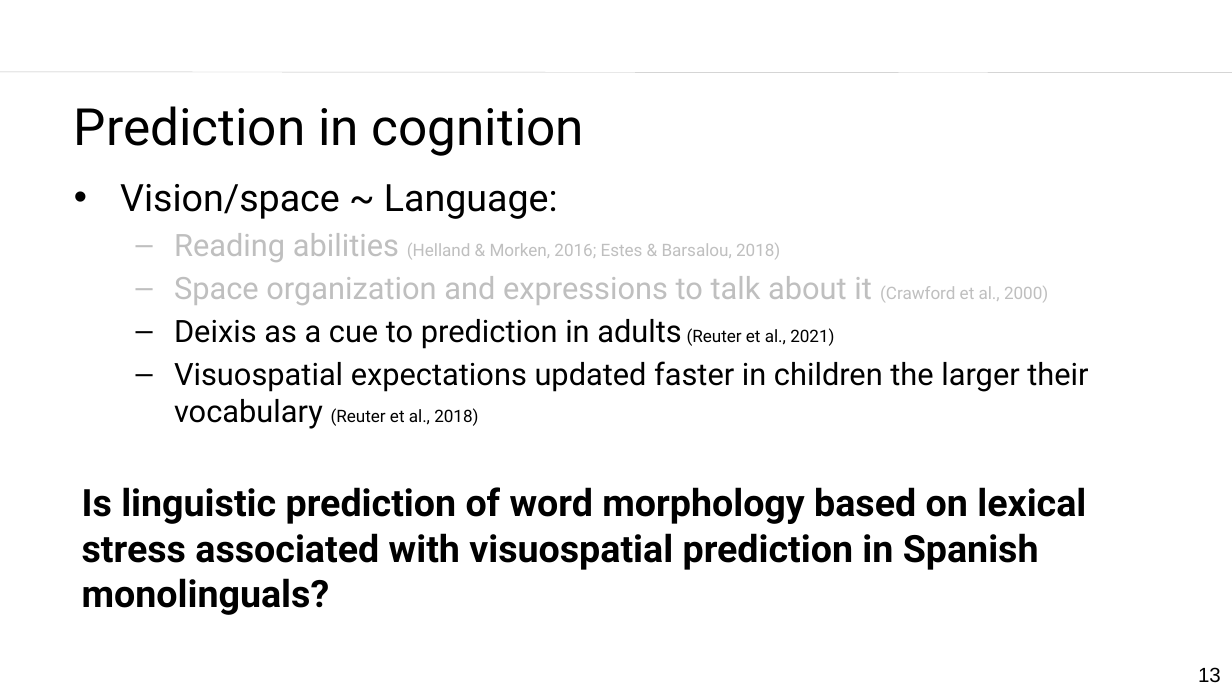
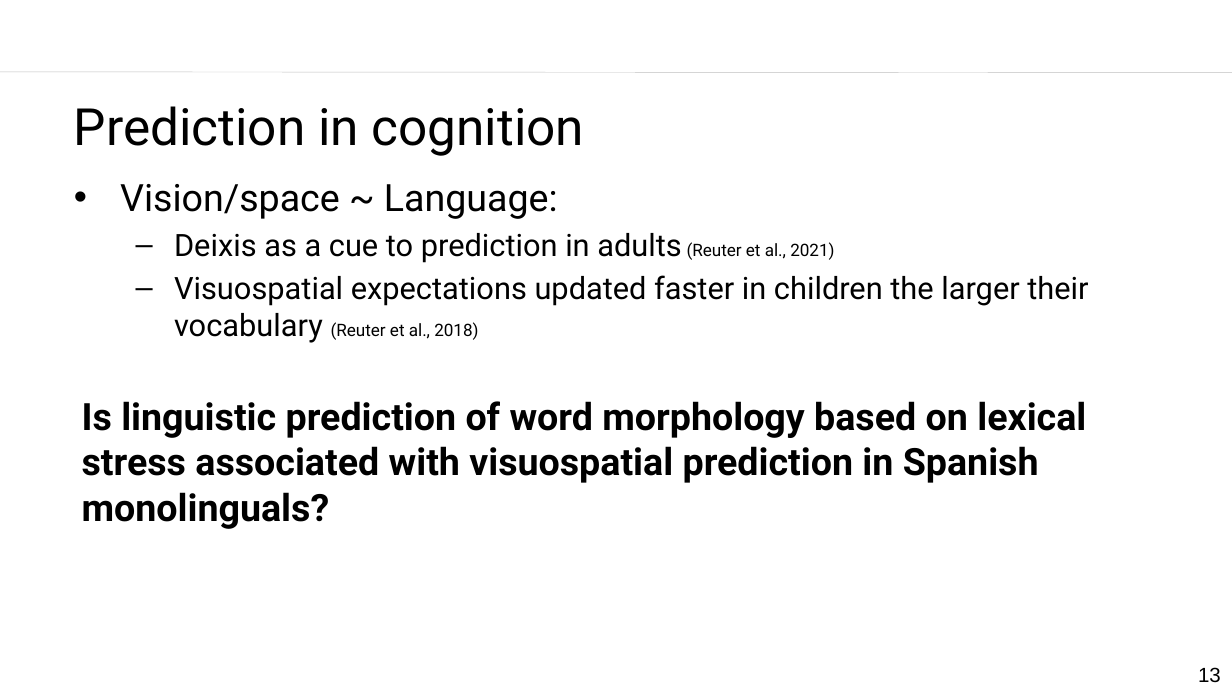
Before and after one commit to laurafdeza/Dissertation, a slide deck: slide 13 of ru_defense_slides.pptx. Drawn at 1232x693 pixels with LibreOffice and Linux fonts; fonts in the diff are those of the drawing; background and template pictures are left out. Boxes give left, top, right and bottom in pixels: in the first picture for what was removed or moved away, otherwise in the second. Text is boxed around its words. In the diff, an @@ line names an element or a change of style, - is before the commit and + after.

```diff
--- a/ru_defense_slides.pptx
+++ b/ru_defense_slides.pptx
@@ text at [174,233,1048,305]: paragraphs removed @@
-  – Reading abilities (Helland & Morken, 2016; Estes & Barsalou, 2018)
-  – Space organization and expressions to talk about it (Crawford et al., 2000)
```
Also in this commit, not shown: 1 other slide changed.
